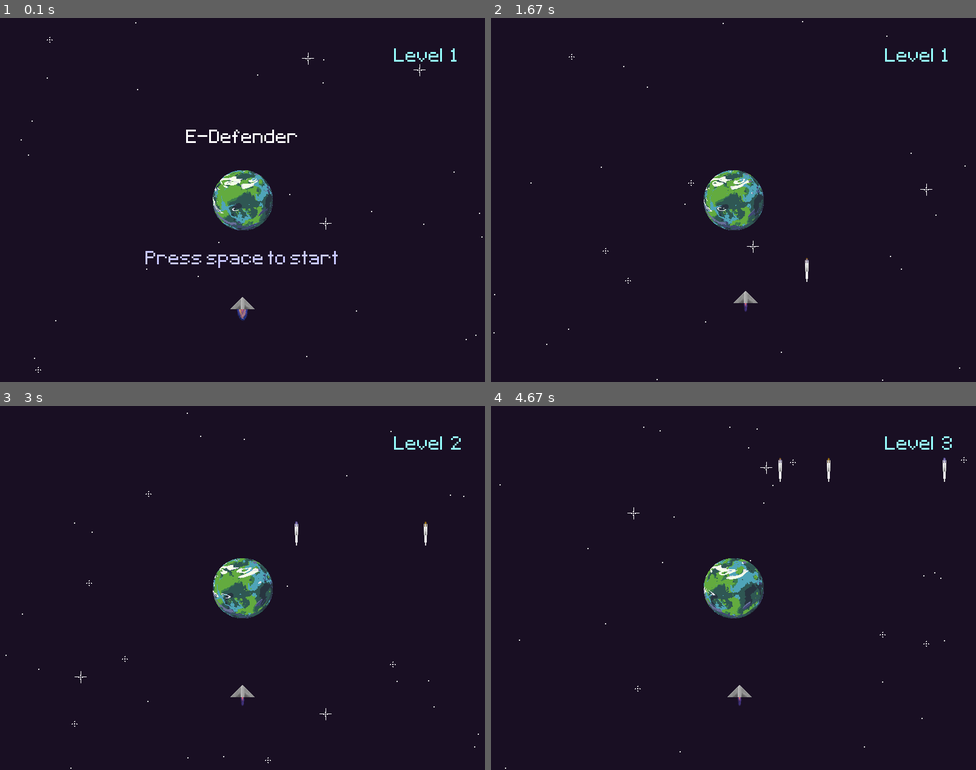
Above: before the commit, frames 1-4 (two rows, left to right).
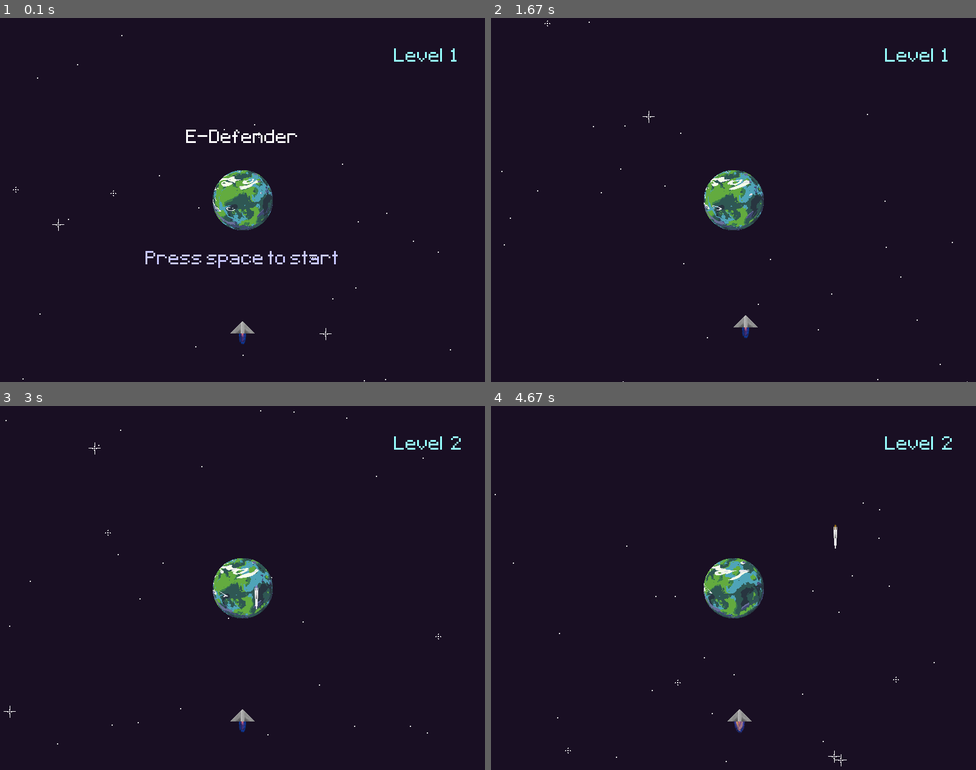
Above: after the commit, the same moments.

Repository: FrenkenFlores/YandexPyGameProject
Game: pygame game, started from main.py
The game is run twice, just before and just after one commit, with the same random seed, the same clock (stepped at 60 frames per second) and the same inputs.
Inputs:
- Up to frame 1 (0.1 s): no input
- Up to frame 2 (1.67 s): tap Space at 0.33, 0.73, 1.03, 1.23, 1.57 s; hold Right 0.67-1.13 s; hold Up 1.17-1.47 s; hold Right from 1.5 s (still down)
- Up to frame 3 (3 s): tap Space at 1.87, 2.07, 2.37, 2.63, 2.97 s; release Right at 1.97 s; hold Left 2-2.53 s; hold Down 2.57-2.87 s; hold Left from 2.9 s (still down)
- Up to frame 4 (4.67 s): tap Space at 3.27, 3.4, 3.8, 4.1, 4.47 s; release Left at 3.3 s; hold Up 3.33-3.7 s; hold Right 3.73-4.37 s; hold Down from 4.4 s (still down)

The runs differ from the first frame. In frame 1, 1.1% of the frame differs, in the area x 2-100%, y 1-100%; in frame 2, 1.1%; in frame 3, 1.2%; in frame 4, 1.3%, in the area x 0-99%, y 5-100%.

Commit message:
update #11: * add class Rocket * add class Ship * use sprits and groups * refactored code
Signed-off-by: FrenkenFlores <saifualdin.evloev@gmail.com>

Diff:
--- /dev/null
+++ b/gamepkg/rocket.py
@@ -0,0 +1,35 @@
+import random
+from gamepkg import WIDTH, HEIGHT
+from gamepkg.surfaces import rocket_animation
+import pygame
+from pygame.sprite import Sprite
+
+
+class Rocket(Sprite):
+    def __init__(self, group):
+        super(Rocket, self).__init__()
+        self.add(group)
+        self.rocket_surfaces = rocket_animation()
+        self.image = next(self.rocket_surfaces)
+        self.rect = self.image.get_rect(topleft=(random.randrange(0, WIDTH), 0))
+        self.rocket_speed = random.randrange(1, 6)
+        try:
+            pygame.mixer.Sound("sounds/text.mp3").play().set_volume(0.2)
+        except AttributeError as e:
+            pass
+
+    def update(self, *args, **kwargs):
+        self.image = next(self.rocket_surfaces)
+        self.rect = self.image.get_rect(topleft=(self.rect.x, self.rect.y))
+        self.rect.y = self.rect.y + self.rocket_speed
+        if self.rect.y > HEIGHT:
+            self.kill()
+
+    def collide(self, ship_rect):
+        if bool(
+            abs(ship_rect.x - self.rect.x) < self.image.get_width() - 20 and
+            abs(ship_rect.y - self.rect.y) < self.image.get_height()
+        ):
+            return True
+        else:
+            return False
--- /dev/null
+++ b/gamepkg/rockets_group.py
@@ -0,0 +1,15 @@
+from pygame.sprite import Group
+
+
+class RocketsGroup(Group):
+    def __init__(self):
+        super(RocketsGroup, self).__init__()
+        self.rockets_number = 1
+
+    def increment_rockets_number(self):
+        self.rockets_number += 1
+
+    def check_collide(self, ship_rect):
+        for i in self.sprites():
+            if i.collide(ship_rect):
+                return True
--- /dev/null
+++ b/gamepkg/scene.py
@@ -0,0 +1,31 @@
+import random
+
+import pygame
+
+from gamepkg import WIDTH, HEIGHT
+from gamepkg.surfaces import earth_animation
+from pygame.image import load
+
+
+stars_surface = [load("graphics/star_0.png").convert_alpha()] * 10 + [
+    load("graphics/star_1.png").convert_alpha(),
+    load("graphics/star_2.png").convert_alpha()
+]
+earth_surfaces = earth_animation()
+
+
+def get_scene():
+    stars_number = 30
+    stars_density = 1
+
+    rnd_star = []
+    for n in range(stars_number):
+        rnd_star.append(
+            (
+                random.choice(stars_surface),
+                random.randrange(0, WIDTH, stars_density),
+                random.randrange(0, HEIGHT, stars_density)
+            )
+        )
+    earth_surface = next(earth_surfaces)
+    return rnd_star, earth_surface
--- /dev/null
+++ b/gamepkg/ship.py
@@ -0,0 +1,34 @@
+from pygame.sprite import Sprite
+from gamepkg.surfaces import ship_animation
+from gamepkg import WIDTH, HEIGHT
+from pygame import (
+    K_LEFT,
+    K_UP,
+    K_RIGHT,
+    K_DOWN
+)
+
+
+class Ship(Sprite):
+    def __init__(self):
+        super(Ship, self).__init__()
+        self.ship_surfaces = ship_animation()
+        self.image = next(self.ship_surfaces)
+        self.rect = self.image.get_rect(topleft=((WIDTH - self.image.get_width()) / 2, HEIGHT - 100))
+        self.speed = 10
+
+    def update(self, *args, **kwargs):
+        if 'event' in kwargs:
+            event = kwargs['event']
+            if event.key == K_LEFT and self.rect.x > 0:
+                self.rect.x -= self.speed
+            if event.key == K_RIGHT and self.rect.x < WIDTH:
+                self.rect.x += self.speed
+            if event.key == K_UP and self.rect.y > 0:
+                self.rect.y -= self.speed
+            if event.key == K_DOWN and self.rect.y < HEIGHT:
+                self.rect.y += self.speed
+        self.image = next(self.ship_surfaces)
+        self.rect = self.image.get_rect(topleft=(
+            self.rect.x, self.rect.y
+        ))
--- a/main.py
+++ b/main.py
@@ -1,103 +1,63 @@
-import os
+import math
 import sys
 import pygame
 import random
 import time
-from gamepkg.surfaces import (
-    earth_animation,
-    rocket_animation,
-    ship_animation
-)
+
+from gamepkg.ship import Ship
 from gamepkg import (
     FPS,
     WIDTH,
     HEIGHT
 )
+from gamepkg.rocket import Rocket
+from gamepkg.rockets_group import RocketsGroup
 
 
 def main():
-    random.seed = 42
+    from gamepkg.scene import get_scene
     clock = pygame.time.Clock()
-    tmp_time = time.time()
+    pygame.time.set_timer(pygame.USEREVENT, 2000)
+    # Set game control vars.
     game_over = False
     game_start = False
     # Create a regular surface.
     space_surface = pygame.Surface((WIDTH, HEIGHT))
     space_surface.fill(color=(25, 15, 35))
-    ship_speed = 10
+    # Set texts.
     text = pygame.font.Font("fonts/Pixeltype.ttf", 50)
-    stars_surface = [pygame.image.load("graphics/star_0.png").convert_alpha()] * 10 + [
-        pygame.image.load("graphics/star_1.png").convert_alpha(),
-        pygame.image.load("graphics/star_2.png").convert_alpha()
-    ]
-    stars_number = 30
-    stars_density = 1
-    rnd_star = []
-    for n in range(stars_number):
-        rnd_star.append(
-            (
-                random.choice(stars_surface),
-                random.randrange(0, WIDTH, stars_density),
-                random.randrange(0, HEIGHT, stars_density)
-            )
-        )
-    earth_surfaces = earth_animation()
-    rocket_surfaces = rocket_animation()
-    ship_surfaces = ship_animation()
-    ship_surface = next(ship_surfaces)
-    ship_rect = ship_surface.get_rect(
-        midbottom=(WIDTH / 2, HEIGHT - 100)
-    )
-    earth_surface = next(earth_surfaces)
     title_text_surface = text.render('E-Defender', False, (255, 255, 255))
     start_text_surface = text.render('Press space to start', False, (200, 200, 255))
     end_text_surface = text.render('Game over', False, (255, 150, 150))
-    rockets_num = 1
-    rockets_speed = 5
-    rockets_cords = [(random.randrange(0, WIDTH), 0) for _ in range(rockets_num)]
-    update_rocket_cords = False
+    # Set sounds.
     pygame.mixer.Sound("sounds/Adventure.mp3").play(-1)
     button_sound = pygame.mixer.Sound("sounds/text.mp3")
-    rocket_sound = pygame.mixer.Sound("sounds/rocket.mp3")
-    rocket_sound.set_volume(0.2)
+    rockets_group = RocketsGroup()
+    ship = Ship()
+    rnd_star, earth_surface = get_scene()
+    tmp_time = 0
     while True:
+        # Change the background effects every second.
+        if time.time() - tmp_time > 1:
+            rnd_star, earth_surface = get_scene()
+            tmp_time = time.time()
         # Add exit code.
         for event in pygame.event.get():
+            if event.type == pygame.USEREVENT and game_start and not game_over:
+                for _ in range(rockets_group.rockets_number):
+                    Rocket(rockets_group)
+                rockets_group.increment_rockets_number()
             if event.type == pygame.KEYDOWN:
-                if event.key == pygame.K_LEFT and ship_rect.x > 0 and not game_over:
-                    ship_rect.x -= ship_speed
-                if event.key == pygame.K_RIGHT and ship_rect.x < WIDTH and not game_over:
-                    ship_rect.x += ship_speed
-                if event.key == pygame.K_UP and ship_rect.y > 0 and not game_over:
-                    ship_rect.y -= ship_speed
-                if event.key == pygame.K_DOWN and ship_rect.y < HEIGHT and not game_over:
-                    ship_rect.y += ship_speed
+                if not game_over:
+                    ship.update(event=event)
                 if event.key == pygame.K_SPACE and (not game_start or game_over):
                     button_sound.play()
                     game_start = True
                     game_over = False
-                    rockets_num = 1
-                    rockets_cords = [(random.randrange(0, WIDTH), 0) for _ in range(rockets_num)]
-                    rocket_sound.play()
-                    update_rocket_cords = False
+                    rockets_group = RocketsGroup()
             if event.type == pygame.QUIT:
                 pygame.quit()
                 sys.exit(0)
-        # Change the background effects every second.
-        if time.time() - tmp_time > 1:
-            # Save time.
-            tmp_time = time.time()
-            rnd_star = []
-            for n in range(stars_number):
-                rnd_star.append(
-                    (
-                        random.choice(stars_surface),
-                        random.randrange(0, WIDTH, stars_density),
-                        random.randrange(0, HEIGHT, stars_density)
-                    )
-                )
-            earth_surface = next(earth_surfaces)
-        # Draw objects.
         # BLIT - Block Image Transfer - put one surface on another surface.
         screen.blit(space_surface, (0, 0))
         for (star, x, y) in rnd_star:
@@ -105,7 +65,7 @@
         screen.blit(earth_surface, (
             (WIDTH - earth_surface.get_width()) / 2, (HEIGHT - earth_surface.get_height()) / 2)
         )
-        screen.blit(text.render(f'Level  {rockets_num}', False, (150, 255, 255)), (
+        screen.blit(text.render(f'Level  {rockets_group.rockets_number}', False, (150, 255, 255)), (
                 WIDTH - 150,
                 50
             )
@@ -127,27 +87,13 @@
                     (HEIGHT - end_text_surface.get_height() - earth_surface.get_height() + 600) / 2
                 )
             )
-        ship_rect_tmp_x, ship_rect_tmp_y = (ship_rect.x, ship_rect.y)
-        ship_surface = next(ship_surfaces)
-        ship_rect = ship_surface.get_rect()
-        ship_rect.x, ship_rect.y = ship_rect_tmp_x, ship_rect_tmp_y
         if not game_over and game_start:
-            for i in range(len(rockets_cords)):
-                x, y = rockets_cords[i][0], rockets_cords[i][1]
-                if y == HEIGHT:
-                    update_rocket_cords = True
-                rocket_surface = next(rocket_surfaces)
-                screen.blit(rocket_surface, (x, y))
-                if (abs(ship_rect.x - x) < rocket_surface.get_width() - 20 and
-                        abs(ship_rect.y - y) < rocket_surface.get_height()):
-                    game_over = True
-                rockets_cords[i] = (x, y + rockets_speed)
-        if update_rocket_cords:
-            rockets_num += 1
-            rockets_cords = [(random.randrange(0, WIDTH), 0) for _ in range(rockets_num)]
-            update_rocket_cords = False
-            rocket_sound.play()
-        screen.blit(ship_surface, ship_rect)
+            rockets_group.draw(screen)
+            rockets_group.update()
+        if rockets_group.check_collide(ship.rect):
+            game_over = True
+        screen.blit(ship.image, ship.rect)
+        ship.update()
         # Update the main screen.
         pygame.display.update()
         # Should not run faster than FPS frames peer second.
@@ -159,4 +105,5 @@
     # Set the display surface.
     screen = pygame.display.set_mode((WIDTH, HEIGHT))
     pygame.display.set_caption('E-Defender')
+    pygame.display.set_icon(pygame.image.load("graphics/ship/ship_1.png"))
     main()
Binary file changed: showcase.gif
